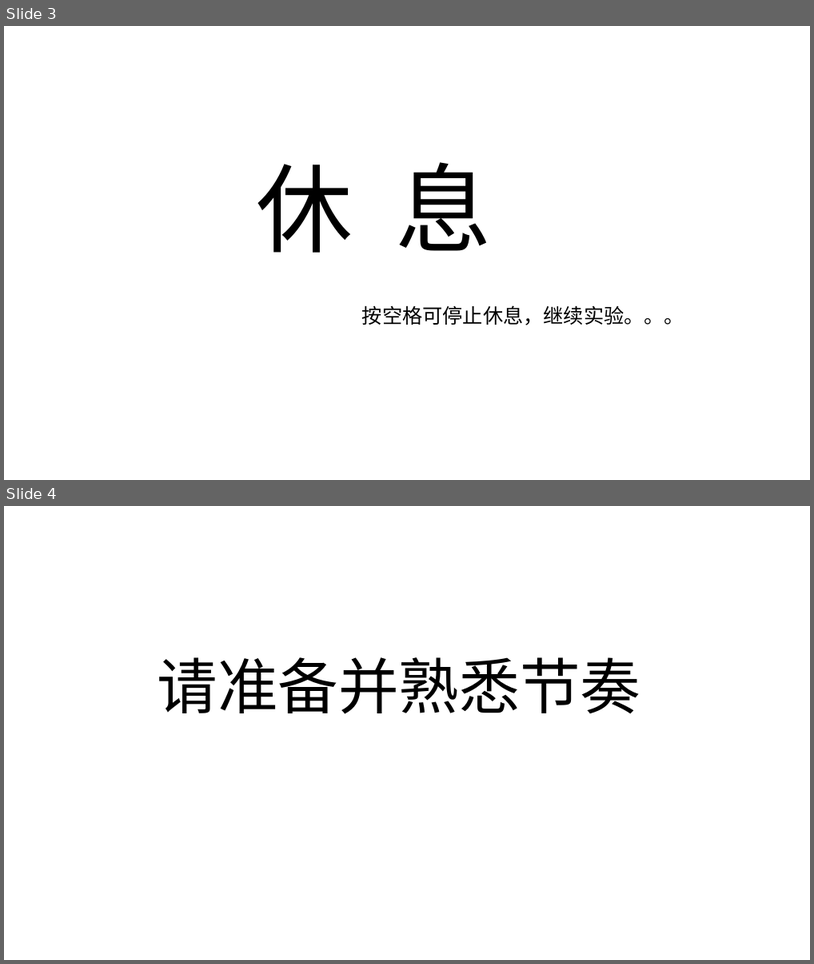
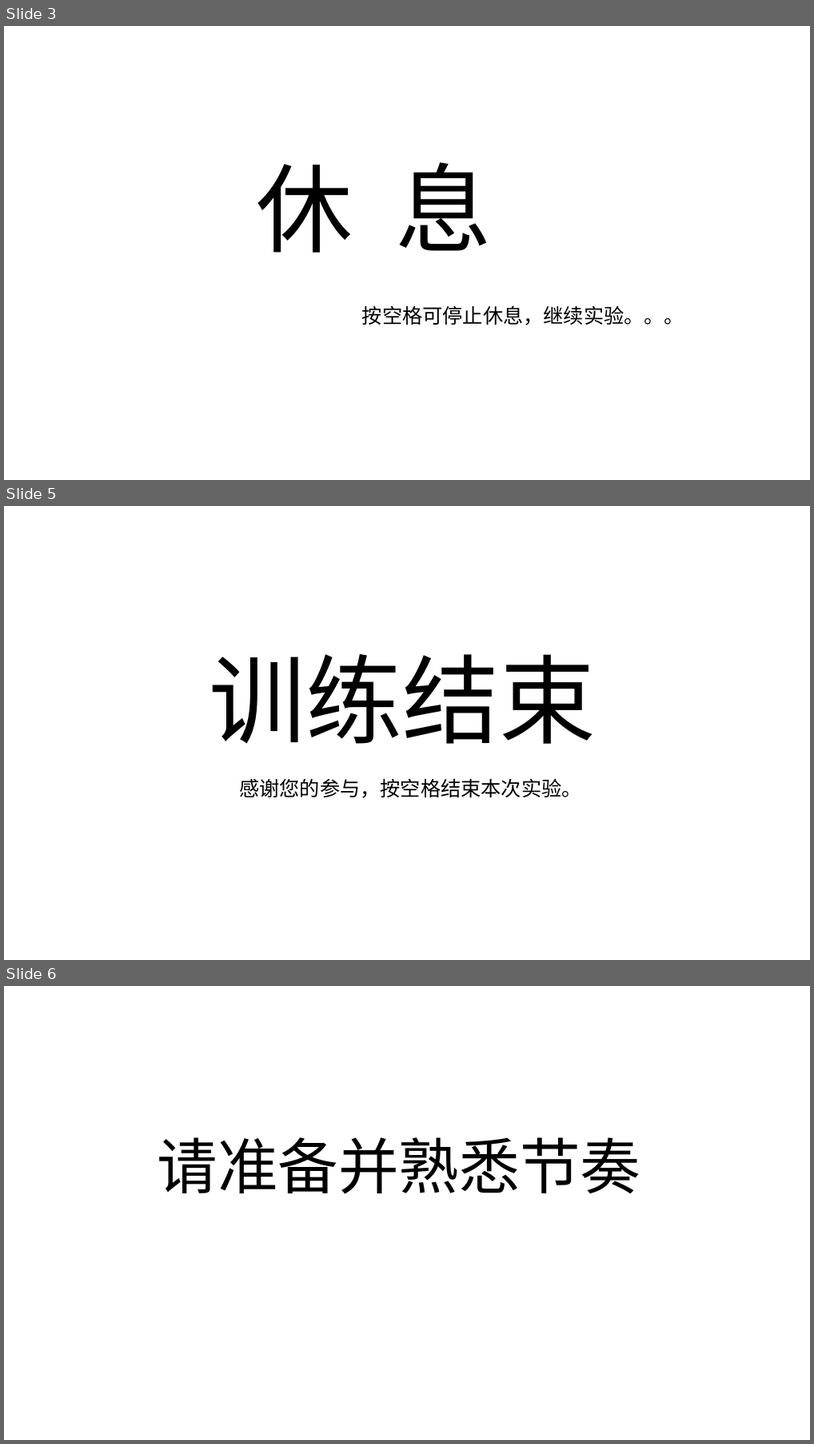
Before and after one commit to brainwatcher/grip4.0, a slide deck: preparation/grip.pptx. Shown one above the other, each under a label of ours: slides 3 and 4 before the commit, slides 3, 5 and 6 after it; the slides between them are not shown. The pictures are 814x964 and 814x1444 pixels, drawn with LibreOffice and Linux fonts; fonts in the diff are those of the drawing. Boxes give left, top, right and bottom in pixels: in the first picture for what was removed or moved away, otherwise in the second. Text is boxed around its words. In the diff, an @@ line names an element or a change of style, - is before the commit and + after.

```diff
--- a/preparation/grip.pptx
+++ b/preparation/grip.pptx
@@ slide 5 added at (4,506,810,960), background #FFFFFF @@
@@ text added at (210,654,596,744), 115 pt, text #000000 @@
+训练结束
@@ text added at (239,778,582,798), 24 pt, text #000000 @@
+感谢您的参与，按空格结束本次实验。
@@ what was slide 4 is now slide 6 @@
```
Also in this commit, not shown: 2 other slides added, 17 other files.
